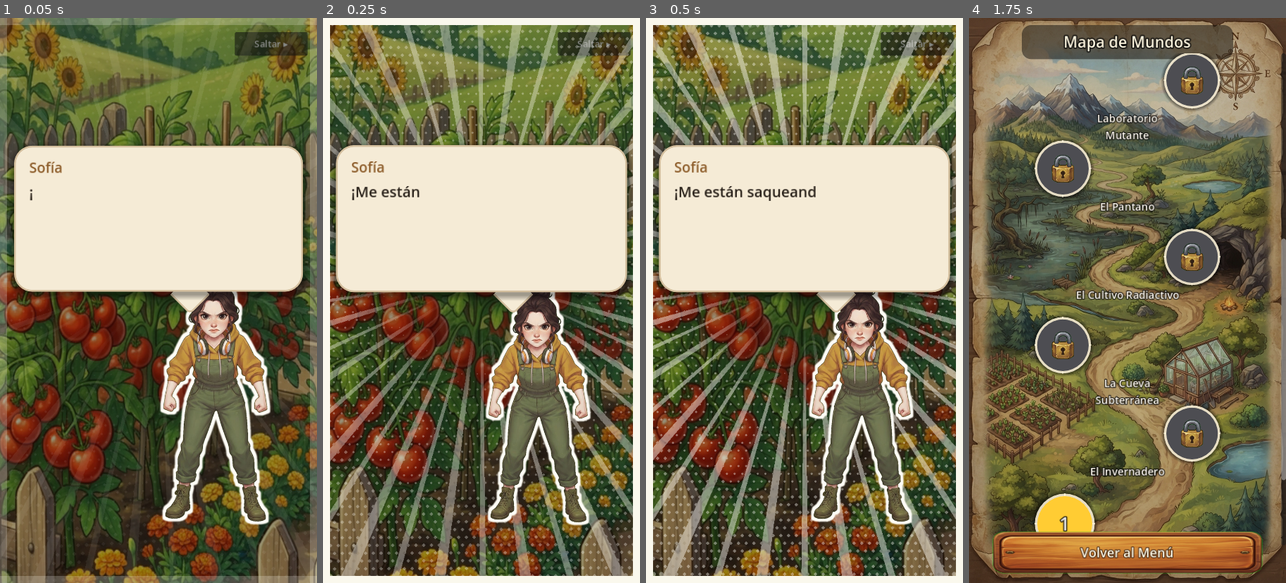
Above: before the commit, frames 1-4 (left to right).
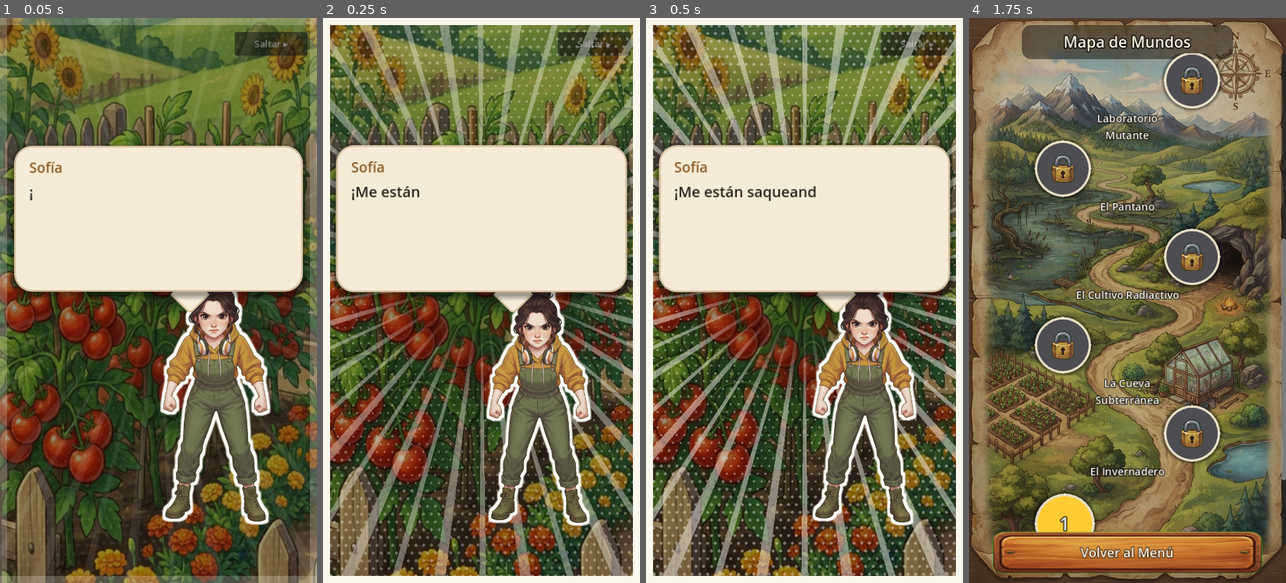
Above: after the commit, the same moments.

Repository: Nitanzw/Mikumemoria
Game: Godot game, scene res://scenes/story/story_intro.tscn
Same seed, same stepped clock (60 frames per second), same inputs: the game is played once before the commit and once after it.
Inputs:
- Up to frame 1 (0.05 s): no input
- Up to frame 2 (0.25 s): no input
- Up to frame 3 (0.5 s): no input
- Up to frame 4 (1.75 s): click "Saltar ▸" at 0.5 s; click "Jugar" at 1.25 s

The runs differ from the first frame. In frame 1, 0.2% of the frame differs, in the area x 50-85%, y 49-90%; in frame 2, 2.3%; in frame 3, 5.0%, in the area x 51-86%, y 48-90%; in frame 4, nothing differs.

Commit message:
El idle de Sofía: los valores estaban calibrados para un busto
Reporte del tester: "es literal un PNG, animalo un poco que respire". Y el
retrato SÍ tenía respiración, balanceo y cabeceo, sólo que con números
pensados para un busto.

Medido con diferencia de cuadros en la zona de Sofía (210x430 = 90.300
píxeles): entre un cuadro y otro cambiaban unos 3.000, el 3,5%, y casi
todos en el borde del contorno. Técnicamente animado, visualmente un PNG
quieto. El motivo es geométrico: el mismo porcentaje de escala se ve mucho
menos repartido en el doble de alto, y encima la figura va a escala 0,66.

Subieron las amplitudes, y se agregaron tres cosas. Un giro de unos 0,7
grados, que es el que más rinde: gira desde los PIES, porque ahí está el
origen del sprite, y una figura rígida que se inclina apenas se lee como
alguien parado haciendo equilibrio. Dos ondas de balanceo con frecuencias
que no son múltiplos, así el vaivén no vuelve a coincidir nunca y no se
lee como un bucle. Y un cambio de apoyo cada 3 a 5 segundos, que rompe la
quietud sin parecer un paso.

Medido con el mismo método: ~40% de la zona cambia entre cuadros, contra
el 3,5% de antes.

Y el parpadeo tuvo que irse. Achataba el sprite un 15% en Y durante 0,14s:
con un busto se leía como cerrar los ojos, con la figura entera es la
persona completa achicándose de golpe. No hay forma de parpadear sin arte
de ojos aparte, y el cambio de apoyo cumple la misma función.

Co-Authored-By: Claude Opus 5 <noreply@anthropic.com>
Claude-Session: https://claude.ai/code/session_017CZQGSdpv5Kh1U4gJuW4s1

Diff:
--- a/scripts/ui/sofia_portrait.gd
+++ b/scripts/ui/sofia_portrait.gd
@@ -36,23 +36,46 @@
 	"surprised": Color(1.0, 0.95, 0.8),
 }
 
-const BLINK_MIN_INTERVAL := 2.5
-const BLINK_MAX_INTERVAL := 5.0
+## Cada cuánto cambia el peso de pie. Es lo que más la hace ver viva: una
+## persona parada no se queda clavada, se acomoda.
+const SHIFT_MIN_INTERVAL := 2.8
+const SHIFT_MAX_INTERVAL := 5.5
+const SHIFT_PIXELS := 5.0
+const SHIFT_ROT := 0.016
+## Qué tan rápido llega al nuevo apoyo. Lento a propósito: es acomodarse,
+## no dar un paso.
+const SHIFT_SPEED := 1.1
 
 ## Respiración: el eje Y se estira y el X se angosta a la vez, que es
 ## como se ve respirar de verdad. Si los dos crecieran juntos parecería
 ## que la imagen hace zoom.
+## Estos números estaban calibrados para un BUSTO. Con la figura entera
+## el mismo porcentaje se ve mucho menos, porque el movimiento se reparte
+## en el doble de alto y encima la figura va escalada a 0.66. Medido con
+## diferencia de cuadros: se movían unos 3.000 de 90.000 píxeles, casi
+## todo en el borde del contorno — o sea, un PNG quieto.
 const BREATH_SPEED := 1.15
-const BREATH_Y := 0.016
-const BREATH_X := 0.007
-const BOB_PIXELS := 3.0
+const BREATH_Y := 0.021
+const BREATH_X := 0.010
+const BOB_PIXELS := 5.0
 ## El balanceo va mucho más lento que la respiración, si no marea.
 const SWAY_SPEED := 0.41
-const SWAY_PIXELS := 2.5
+const SWAY_PIXELS := 4.0
+## Una segunda onda de balanceo, con otra frecuencia. Dos senos que no son
+## múltiplos no vuelven a coincidir nunca, así que el vaivén no se repite
+## y no se lee como un bucle.
+const SWAY_SPEED_2 := 0.151
+const SWAY_PIXELS_2 := 2.8
+## Y un giro chiquito, que gira desde los PIES porque ahí está el origen
+## del sprite. Esto es lo que la despega de "imagen pegada": una figura
+## rígida que se inclina apenas se lee como alguien parado haciendo
+## equilibrio.
+const SWAY_ROT := 0.012
 ## Mientras habla se le suma un cabeceo corto, para que el texto no
 ## aparezca sobre alguien inmóvil.
 const TALK_SPEED := 7.5
-const TALK_PIXELS := 1.6
+const TALK_PIXELS := 2.6
+const TALK_ROT := 0.007
 
 @onready var sprite: Sprite2D = $Sprite2D
 
@@ -63,7 +86,10 @@
 ## El parpadeo y el énfasis pisan la escala; mientras corren, la
 ## respiración se aparta para no pelear con el tween.
 var _scale_locked: bool = false
-var _blink_timer: float = randf_range(BLINK_MIN_INTERVAL, BLINK_MAX_INTERVAL)
+var _shift_timer: float = randf_range(SHIFT_MIN_INTERVAL, SHIFT_MAX_INTERVAL)
+## Hacia qué lado está apoyando (-1 o 1) y dónde va llegando.
+var _shift_target: float = 1.0
+var _shift: float = 0.0
 var _base_scale: Vector2
 
 func _ready() -> void:
@@ -86,21 +112,30 @@
 	var breath := sin(_idle_phase)
 
 	var bob := breath * BOB_PIXELS
+	var giro := sin(_sway_phase * 0.61) * SWAY_ROT
 	if _talking:
 		_talk_phase += delta * TALK_SPEED
 		bob += sin(_talk_phase) * TALK_PIXELS
+		giro += sin(_talk_phase * 0.5) * TALK_ROT
+
+	# El cambio de apoyo: se elige un lado cada tantos segundos y se llega
+	# despacio. Sumado al balanceo doble, el movimiento nunca se repite
+	# igual, que es la diferencia entre "animado" y "en bucle".
+	_shift_timer -= delta
+	if _shift_timer <= 0.0:
+		_shift_timer = randf_range(SHIFT_MIN_INTERVAL, SHIFT_MAX_INTERVAL)
+		_shift_target = -_shift_target
+	_shift = move_toward(_shift, _shift_target, delta * SHIFT_SPEED)
+
 	sprite.position.y = bob
-	sprite.position.x = sin(_sway_phase) * SWAY_PIXELS
-
+	sprite.position.x = (sin(_sway_phase) * SWAY_PIXELS
+		+ sin(_sway_phase * SWAY_SPEED_2 / SWAY_SPEED) * SWAY_PIXELS_2
+		+ _shift * SHIFT_PIXELS)
 	if not _scale_locked:
+		sprite.rotation = giro + _shift * SHIFT_ROT
 		sprite.scale = Vector2(
 			_base_scale.x * (1.0 - breath * BREATH_X),
 			_base_scale.y * (1.0 + breath * BREATH_Y))
-
-	_blink_timer -= delta
-	if _blink_timer <= 0.0:
-		_blink_timer = randf_range(BLINK_MIN_INTERVAL, BLINK_MAX_INTERVAL)
-		_play_blink()
 
 func set_emotion(emotion: String) -> void:
 	var texture_path: String = EMOTION_TEXTURES.get(emotion, "")
@@ -137,11 +172,8 @@
 			shake.tween_property(sprite, "position:x", offset.x, 0.04)
 		shake.tween_property(sprite, "position:x", 0.0, 0.04)
 
-func _play_blink() -> void:
-	if _scale_locked:
-		return
-	_scale_locked = true
-	var tween := create_tween()
-	tween.tween_property(sprite, "scale:y", _base_scale.y * 0.85, 0.06)
-	tween.tween_property(sprite, "scale:y", _base_scale.y, 0.08)
-	tween.finished.connect(func(): _scale_locked = false)
+## El parpadeo se fue. Achataba el sprite un 15% en Y durante 0.14s: con
+## un busto eso se leía como cerrar los ojos, pero con la figura entera es
+## la persona completa achicándose de golpe. No hay forma de parpadear sin
+## arte de ojos aparte, y el cambio de apoyo cumple la misma función —
+## romper la quietud cada tantos segundos.
Not shown, changed: export_presets.cfg
Not shown, changed: README.md
Not shown, changed: dist/el_huerto_de_sofia.apk
